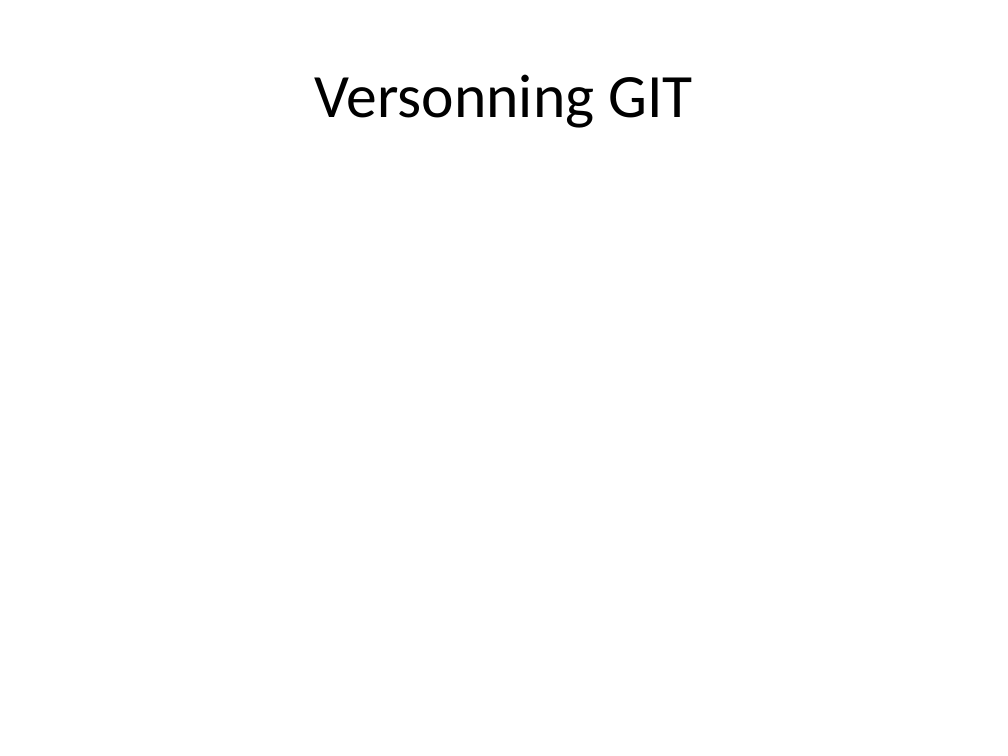
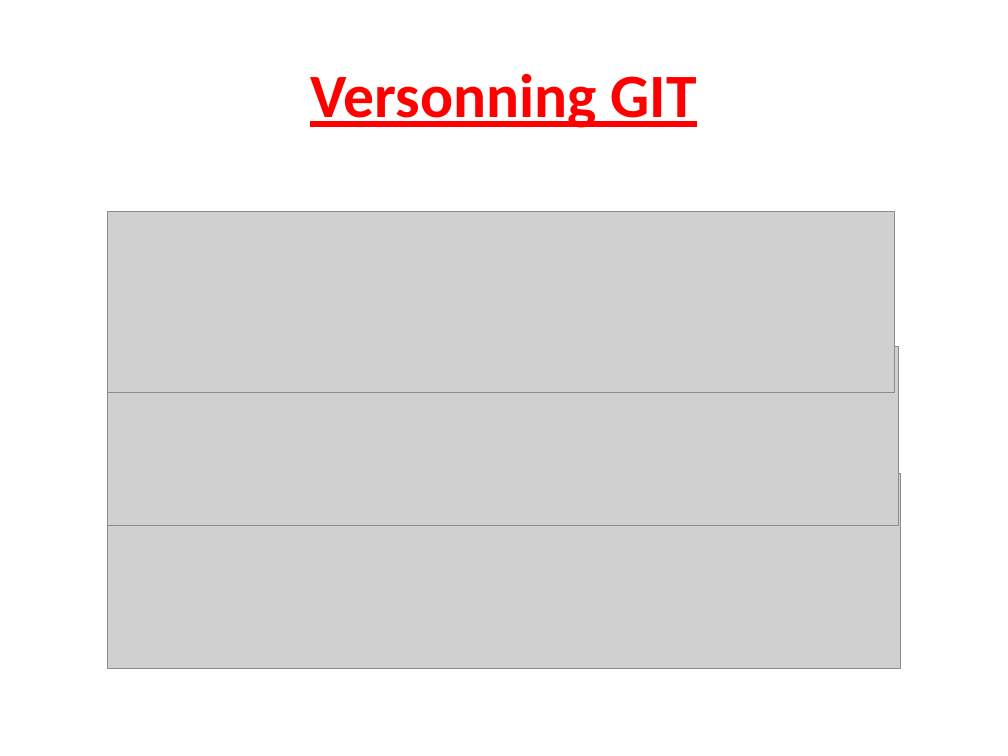
Before and after one commit to albedmds/web, a slide deck: slide 9 of Projet/Rendu final diapo.pptx (slide 6 before the commit). Drawn at 1008x756 pixels with LibreOffice and Linux fonts; fonts in the diff are those of the drawing; grey boxes stand for pictures. Boxes give left, top, right and bottom in pixels: in the first picture for what was removed or moved away, otherwise in the second. Text is boxed around its words. In the diff, an @@ line names an element or a change of style, - is before the commit and + after.

```diff
--- a/Projet/Rendu final diapo.pptx
+++ b/Projet/Rendu final diapo.pptx
@@ title "Versonning GIT" at bbox=[310, 73, 697, 128]: text colour #000000 to #FF0000, bold on, underline on @@
@@ picture added at bbox=[107, 212, 894, 393] @@
@@ picture added at bbox=[107, 347, 898, 526] @@
@@ picture added at bbox=[107, 473, 901, 668] @@
```
Also in this commit, not shown: 9 other slides changed, 5 slides added, 1 slide removed.
